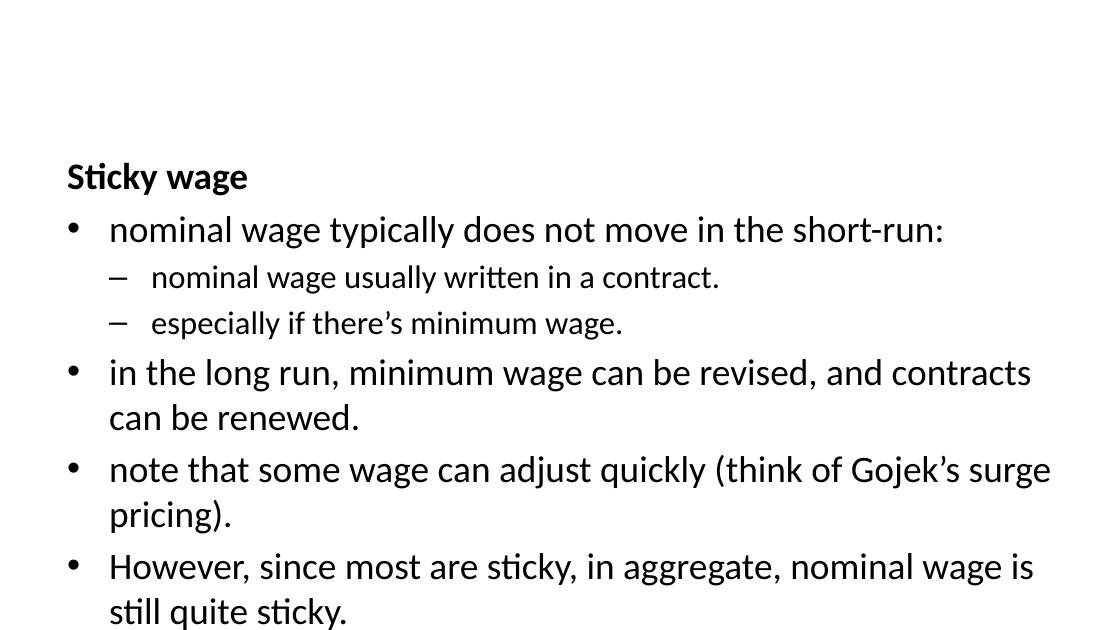
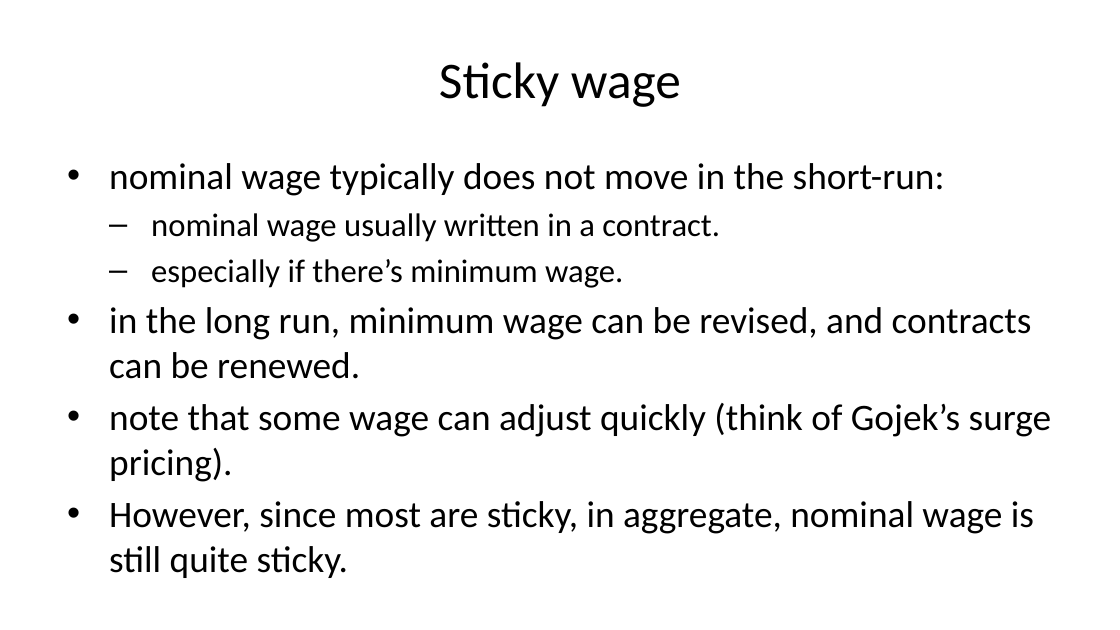
Before and after one commit to imedkrisna/krisna, a slide deck: slide 30 of static/ekon/week10/index.pptx (slide 26 before the commit). Drawn at 1120x630 pixels with LibreOffice and Linux fonts; fonts in the diff are those of the drawing. Boxes give left, top, right and bottom in pixels: in the first picture for what was removed or moved away, otherwise in the second. Text is boxed around its words. In the diff, an @@ line names an element or a change of style, - is before the commit and + after.

```diff
--- a/static/ekon/week10/index.pptx
+++ b/static/ekon/week10/index.pptx
@@ title added at box(439, 62, 681, 107), 33 pt, text #000000 @@
+Sticky wage
@@ text at box(67, 162, 248, 196): paragraph removed @@
-Sticky wage
```
Also in this commit, not shown: 23 other slides changed, 9 slides added, 5 slides removed, 2 other files.
